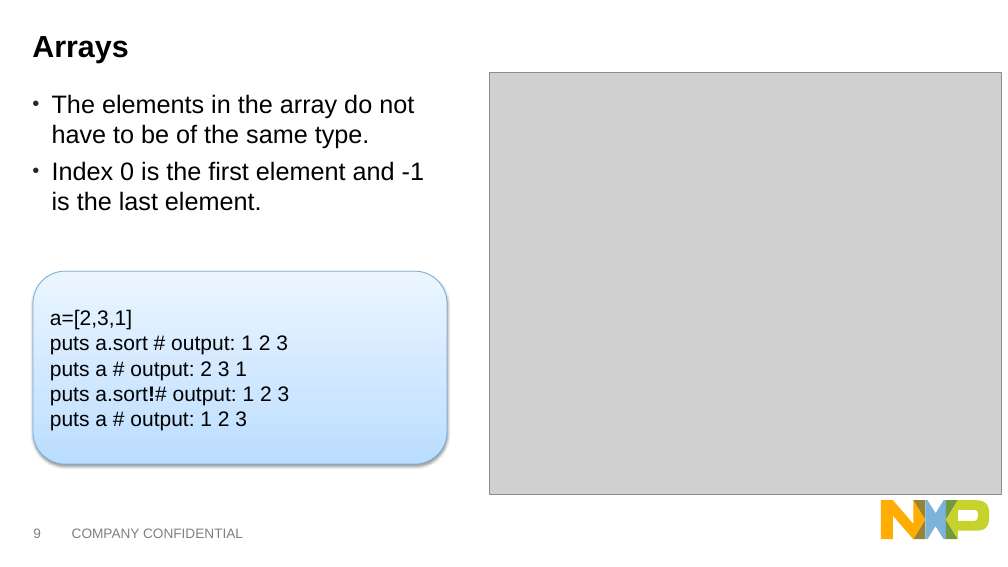
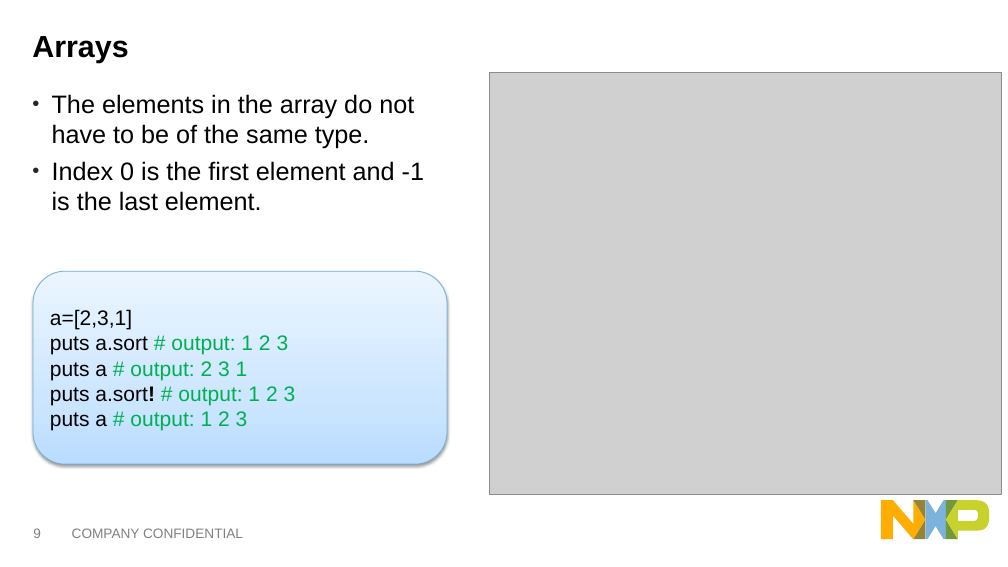
Before and after one commit to jfyh5388/ruby_training, a slide deck: slide 9 of Ruby basic training_eng V1.1.pptx. Drawn at 1008x567 pixels with LibreOffice and Linux fonts; fonts in the diff are those of the drawing; grey boxes stand for pictures. Boxes give left, top, right and bottom in pixels: in the first picture for what was removed or moved away, otherwise in the second. Text is boxed around its words. In the diff, an @@ line names an element or a change of style, - is before the commit and + after.

```diff
--- a/Ruby basic training_eng V1.1.pptx
+++ b/Ruby basic training_eng V1.1.pptx
@@ text in rounded rectangle at bbox=[50, 335, 289, 430]: text colour #000000 to #00B050 in "# output: 1 2 3", "# output: 2 3 1", "# output: 1 2 3" @@
@@ text in rounded rectangle at bbox=[50, 386, 296, 405]: spaces changed @@
-puts a.sort!# output: 1 2 3
+puts a.sort! # output: 1 2 3
```
Also in this commit, not shown: 16 other slides changed.
